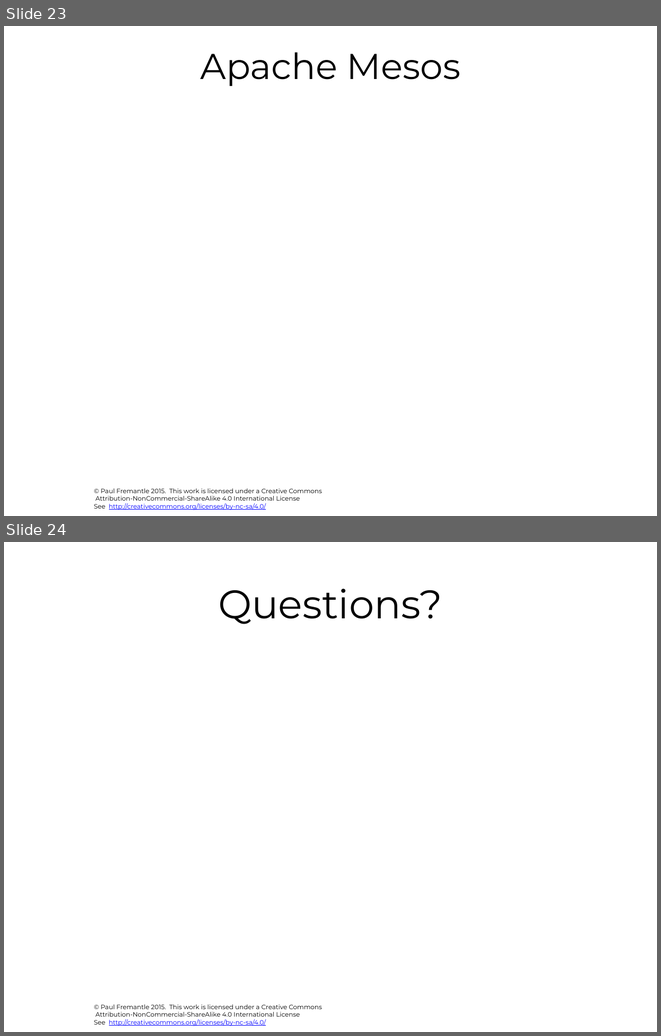
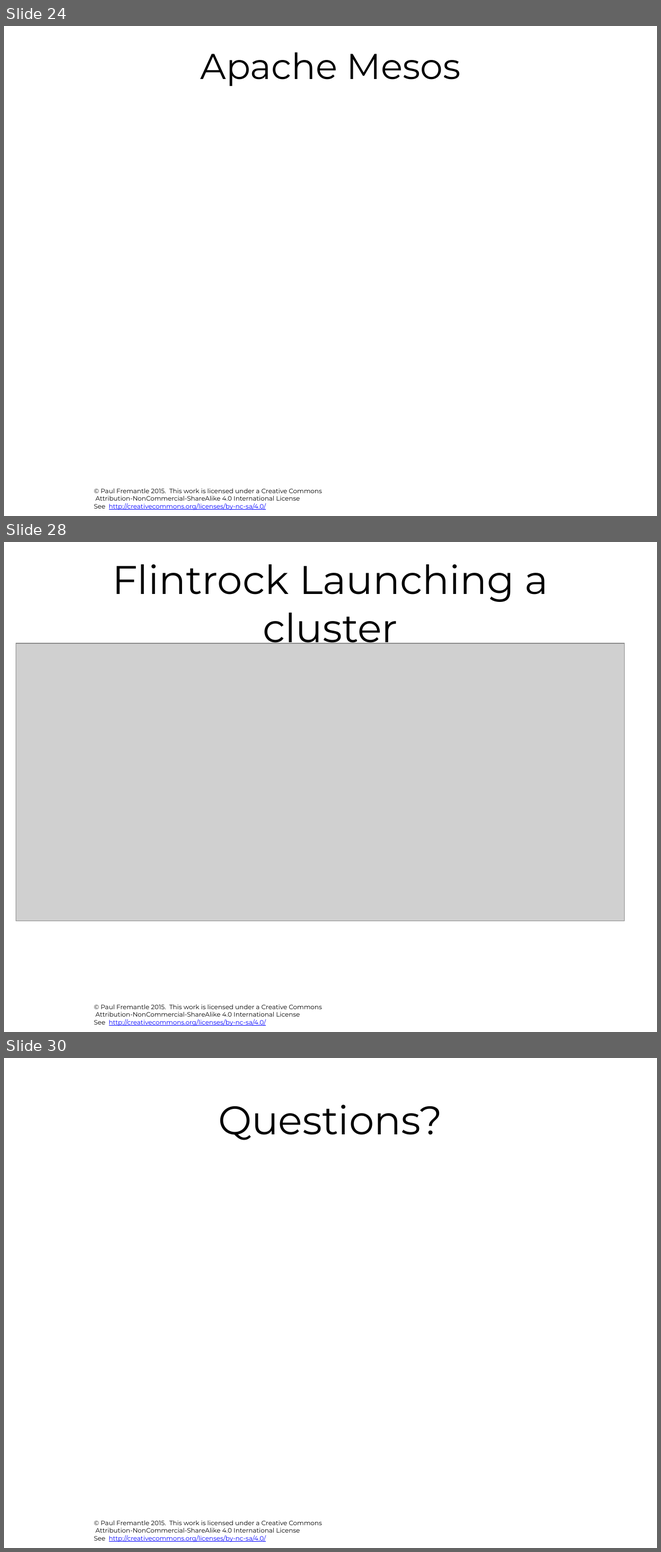
Before and after one commit to pzfreo/big, a slide deck: pres-source/06-additional-tools.pptx. Shown one above the other, each under a label of ours: slides 23 and 24 before the commit, slides 24, 28 and 30 after it; the slides between them are not shown. The pictures are 661x1036 and 661x1552 pixels, drawn with LibreOffice and Linux fonts; fonts in the diff are those of the drawing; grey boxes stand for pictures; background and template pictures are left out. Boxes give left, top, right and bottom in pixels: in the first picture for what was removed or moved away, otherwise in the second. Text is boxed around its words. In the diff, an @@ line names an element or a change of style, - is before the commit and + after.

```diff
--- a/pres-source/06-additional-tools.pptx
+++ b/pres-source/06-additional-tools.pptx
@@ slide 28 added at [4,542,657,1032], background #FFFFFF; not listed: 1 template element that a slide beside it also shows @@
@@ title added at [112,564,548,652], 44 pt, text #000000 @@
+Flintrock Launching a cluster
@@ picture added at [16,643,624,921] @@
@@ what was slide 23 is now slide 24 @@
@@ what was slide 24 is now slide 30 @@
```
Also in this commit, not shown: 5 other slides added, 2 other files.
